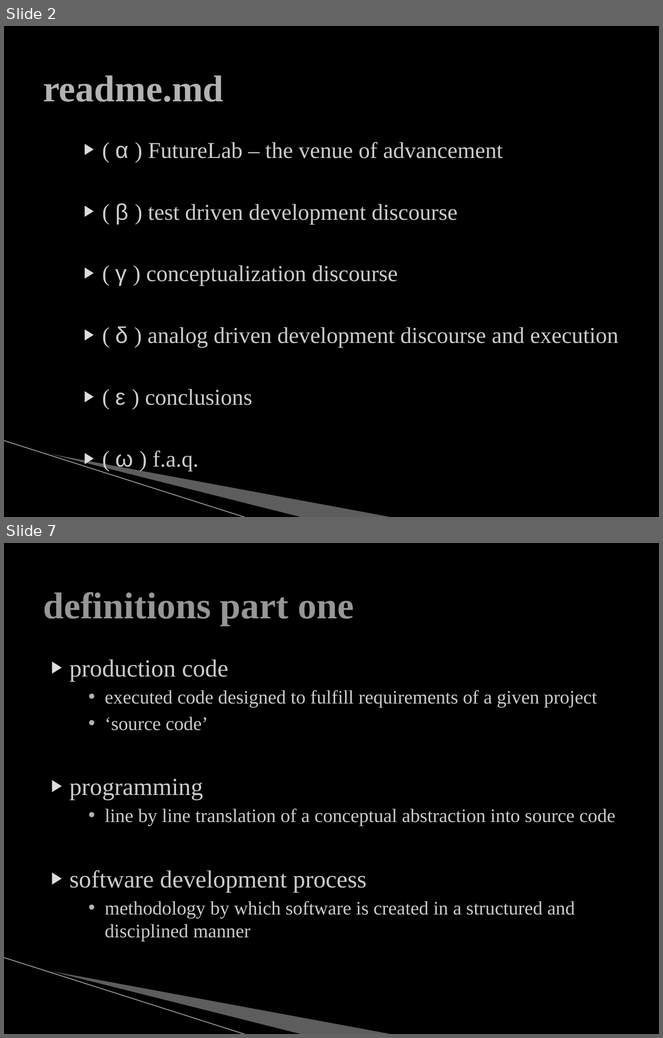
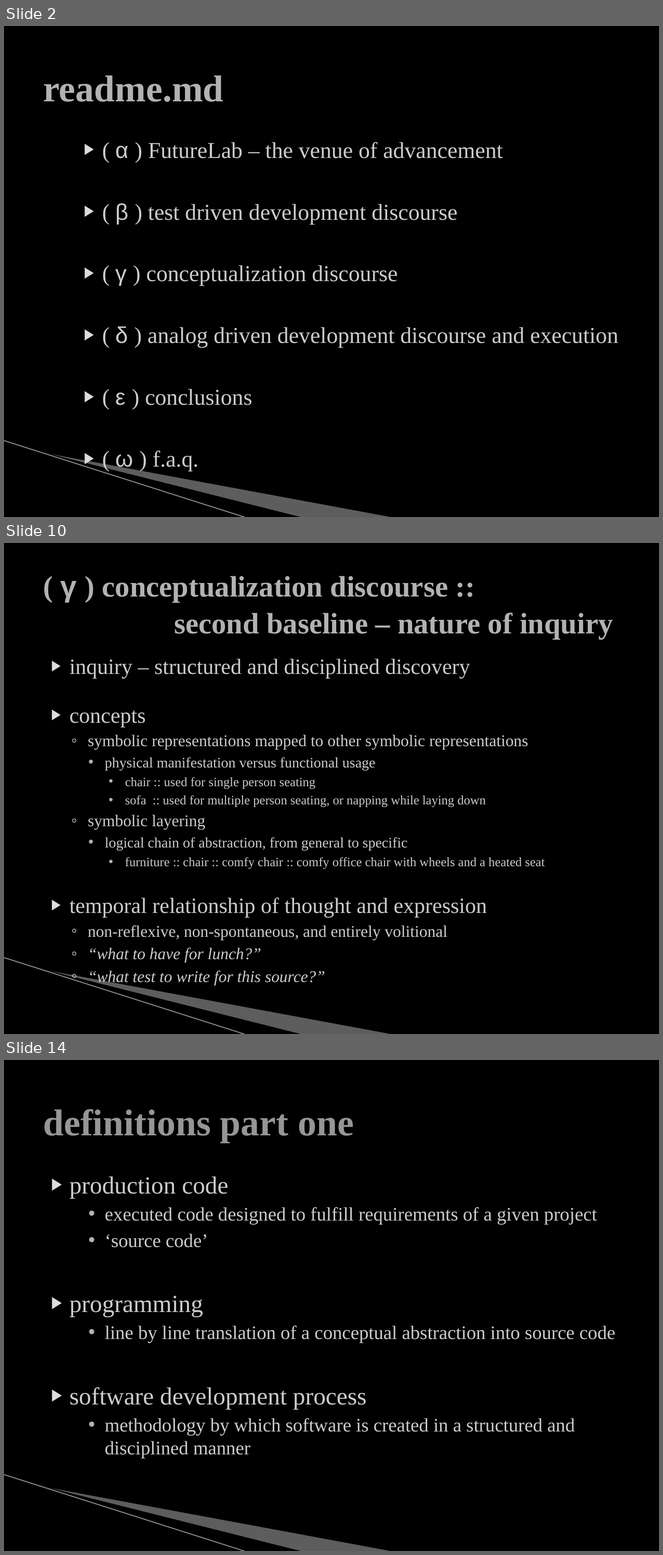
Before and after one commit to mjs0031/master_report, a slide deck: the_defense.pptx. Shown one above the other, each under a label of ours: slides 2 and 7 before the commit, slides 2, 10 and 14 after it; the slides between them are not shown. The pictures are 663x1038 and 663x1555 pixels, drawn with LibreOffice and Linux fonts; fonts in the diff are those of the drawing; background and template pictures are left out. Boxes give left, top, right and bottom in pixels: in the first picture for what was removed or moved away, otherwise in the second. Text is boxed around its words. In the diff, an @@ line names an element or a change of style, - is before the commit and + after.

```diff
--- a/the_defense.pptx
+++ b/the_defense.pptx
@@ slide 10 added at (x1=4, y1=543, x2=659, y2=1034), background #000000; not listed: 3 template elements that a slide beside it also shows @@
@@ title added at (x1=60, y1=576, x2=613, y2=639), 32.4 pt, text #B2B2B2, bold @@
+( γ ) conceptualization discourse ::
+second baseline – nature of inquiry
@@ text added at (x1=70, y1=659, x2=545, y2=963), 18 pt, text #CCCCCC @@
+▶ inquiry – structured and disciplined discovery
+▶ concepts
+  ◦ symbolic representations mapped to other symbolic representations
+    • physical manifestation versus functional usage
+      • chair :: used for single person seating
+      • sofa :: used for multiple person seating, or napping while laying down
+  ◦ symbolic layering
+    • logical chain of abstraction, from general to specific
+      • furniture :: chair :: comfy chair :: comfy office chair with wheels and a heated seat
+▶ temporal relationship of thought and expression
+  ◦ non-reflexive, non-spontaneous, and entirely volitional
+  ◦ “what to have for lunch?”
+  ◦ “what test to write for this source?”
@@ what was slide 7 is now slide 14 @@
```
Also in this commit, not shown: 4 slides changed, 6 other slides added, 1 other file.
